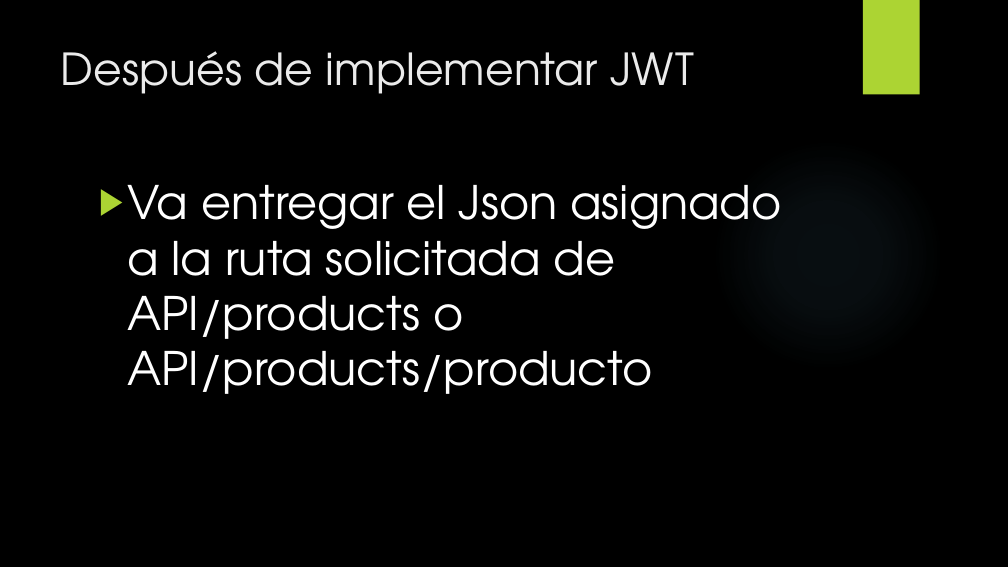
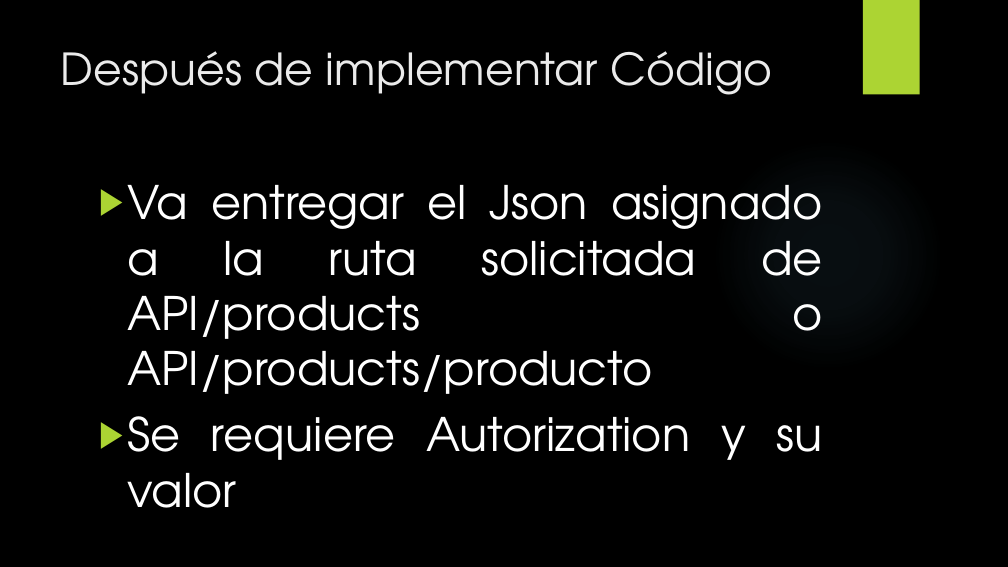
Before and after one commit to JuandresPUCE/Api_python_SQLite, a slide deck: slide 21 of Python-JWT.pptx (slide 18 before the commit). Drawn at 1008x567 pixels with LibreOffice and Linux fonts; fonts in the diff are those of the drawing; background and template pictures are left out. Boxes give left, top, right and bottom in pixels: in the first picture for what was removed or moved away, otherwise in the second. Text is boxed around its words. In the diff, an @@ line names an element or a change of style, - is before the commit and + after.

```diff
--- a/Python-JWT.pptx
+++ b/Python-JWT.pptx
@@ title at (61, 51, 772, 95): text changed @@
-Después de implementar JWT
+Después de implementar Código
@@ text at (127, 185, 823, 394): alignment left to justified @@
@@ text at (127, 416, 823, 508): paragraph added @@
+▶ Se requiere Autorization y su valor
```
Also in this commit, not shown: 10 other slides changed, 4 slides added.
